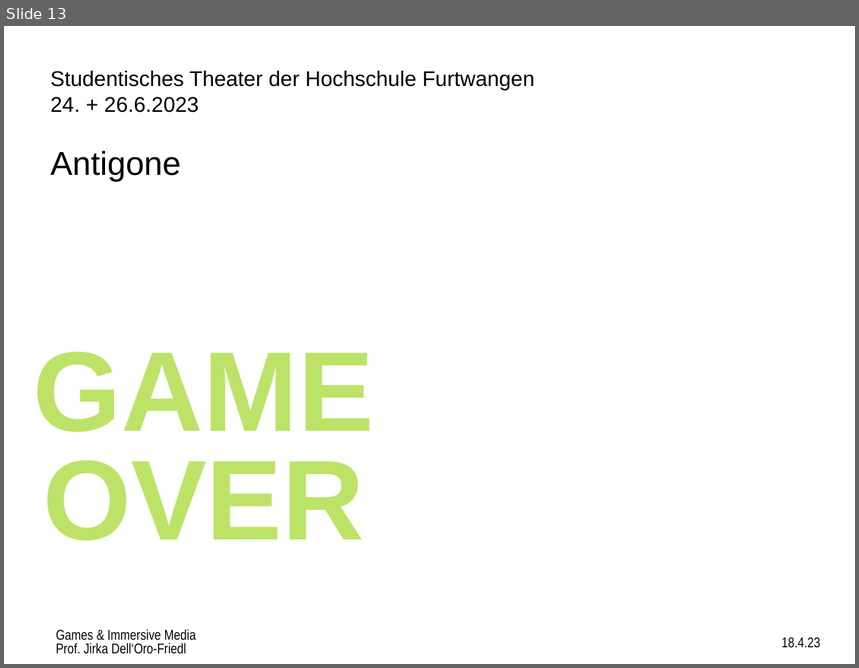
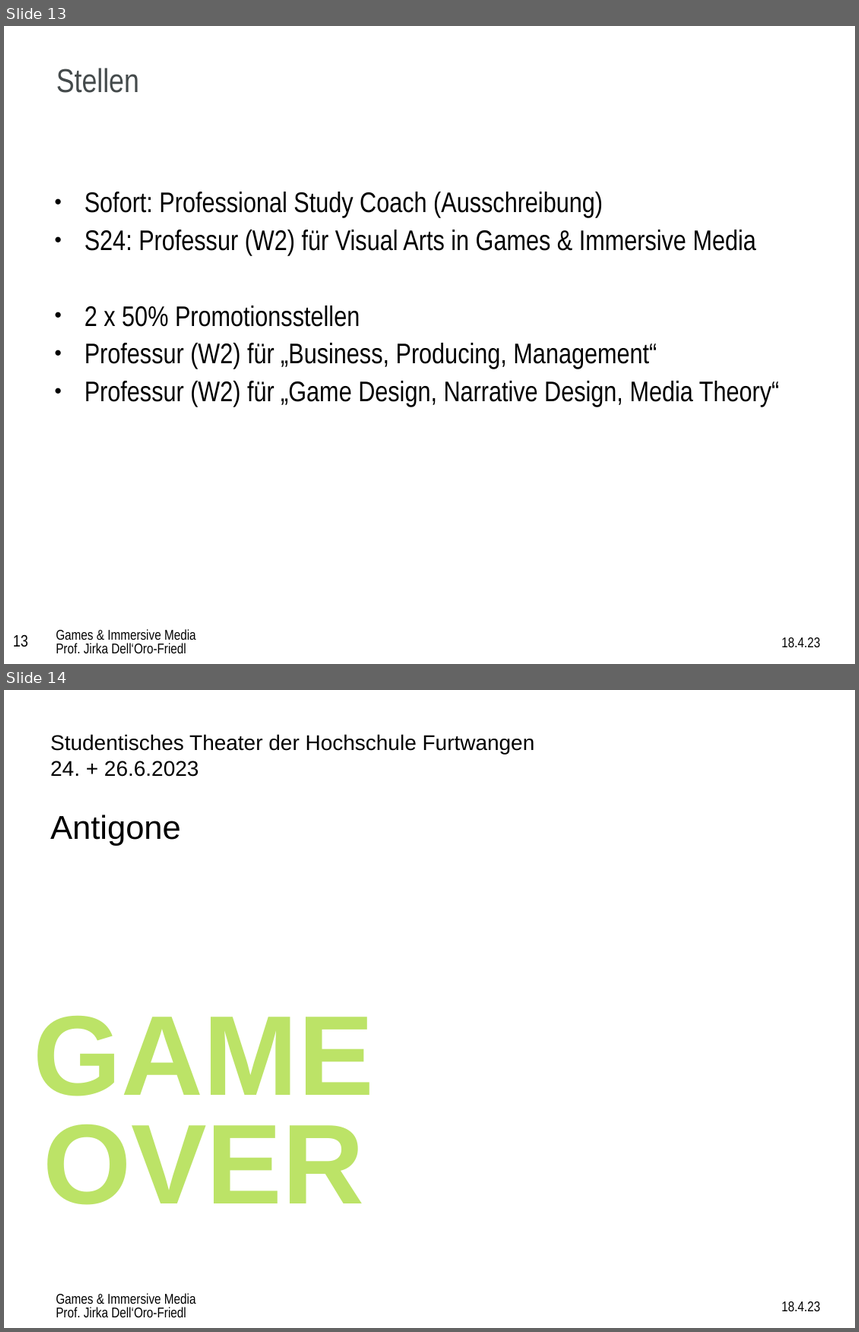
Before and after one commit to JirkaDellOro/JirkaDellOro.github.io, a slide deck: Prof/Vorträge/Games&ImmersiveMedia/Games&ImmersiveMedia.odp. Shown one above the other, each under a label of ours: slide 13 before the commit, slides 13 and 14 after it. The pictures are 859x668 and 859x1332 pixels, drawn with LibreOffice and Linux fonts; fonts in the diff are those of the drawing; background and template pictures are left out. Boxes give left, top, right and bottom in pixels: in the first picture for what was removed or moved away, otherwise in the second. Text is boxed around its words. In the diff, an @@ line names an element or a change of style, - is before the commit and + after.

Commit message:
Stellenangebote

```diff
--- a/Prof/Vorträge/Games&ImmersiveMedia/Games&ImmersiveMedia.odp
+++ b/Prof/Vorträge/Games&ImmersiveMedia/Games&ImmersiveMedia.odp
@@ slide 13 added at box(4, 26, 855, 664), background #FFFFFF; not listed: 2 template elements that a slide beside it also shows @@
@@ title added at box(56, 68, 139, 93), 28 pt, text #444A4B @@
+Stellen
@@ text added at box(85, 192, 779, 407), 24 pt, text #000000 @@
+● Sofort: Professional Study Coach (Ausschreibung)
+● S24: Professur (W2) für Visual Arts in Games & Immersive Media
+● 2 x 50% Promotionsstellen
+● Professur (W2) für „Business, Producing, Management“
+● Professur (W2) für „Game Design, Narrative Design, Media Theory“
@@ page number added at box(13, 635, 28, 648), 14 pt, text #000000 @@
+13
@@ what was slide 13 is now slide 14 @@
```
Also in this commit, not shown: 1 other file.
